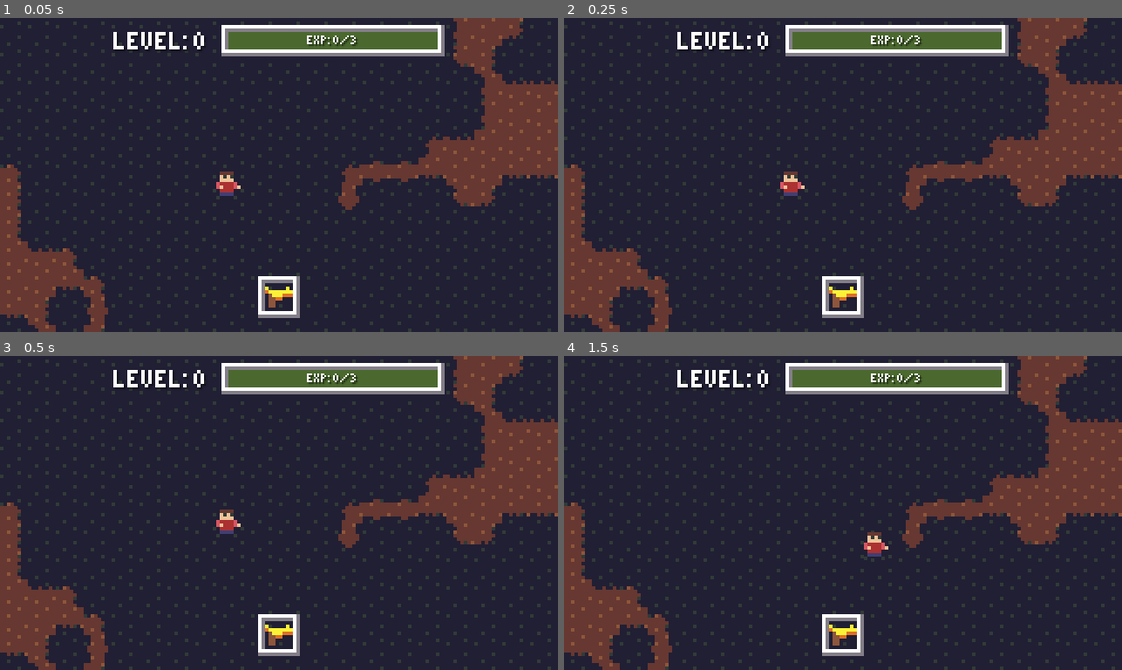
Above: before the commit, frames 1-4 (two rows, left to right).
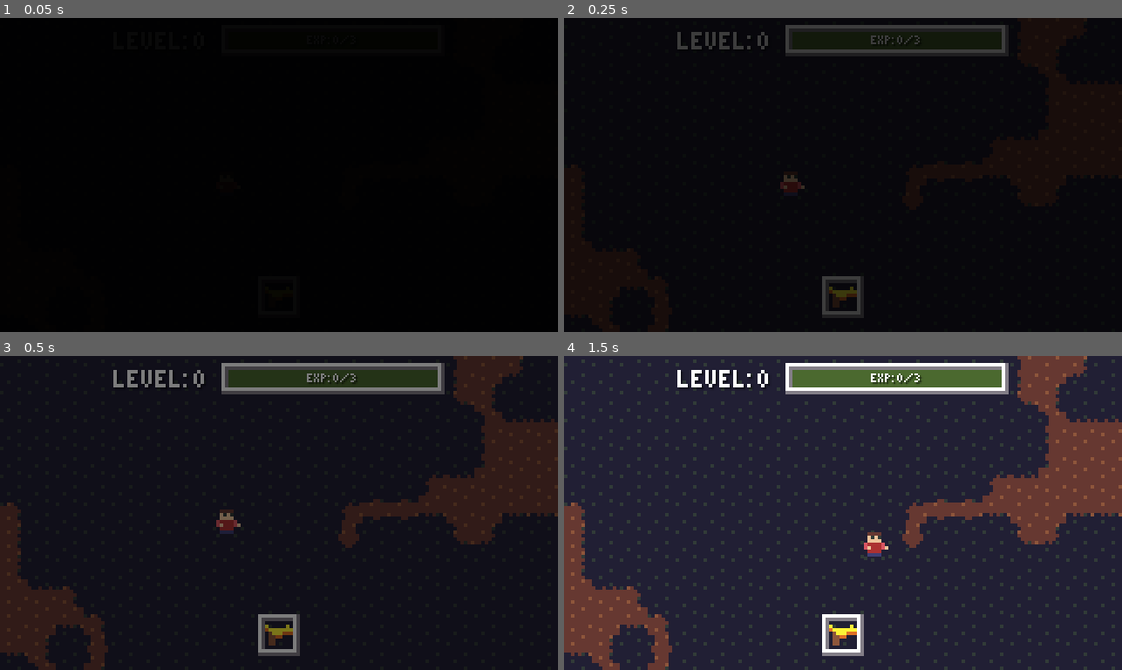
Above: after the commit, the same moments.

Repository: Joeyduch/Pixel_Survivor_TonyGameJam_Feb2025
Game: Godot game, scene res://Scenes/Main.tscn
Same seed, same stepped clock (60 frames per second), same inputs: the game is played once before the commit and once after it.
Inputs:
- Up to frame 1 (0.05 s): no input
- Up to frame 2 (0.25 s): no input
- Up to frame 3 (0.5 s): no input
- Up to frame 4 (1.5 s): hold D (Control_Right) 0.53-1.28 s; hold Space (Control_A) 0.53-1.28 s; tap Ctrl (Control_B) at 0.8, 1.35 s; hold S (Control_Down) from 1.28 s (still down)

The runs differ from the first frame. In frame 1, 100% of the frame differs, in the area x 0-100%, y 0-100%; in frame 2, 100%; in frame 3, 100%; in frame 4, nothing differs.

Commit message:
Added death screen + Added UIColorOverlay user interface component

Diff:
--- a/Autoload/PlayerData.gd
+++ b/Autoload/PlayerData.gd
@@ -8,6 +8,12 @@
 
 var experience_for_level_up:int = calculate_experience_for_level_up()
 
+
+
+func reset() -> void:
+	experience = 0
+	level = 0
+	experience_for_level_up = calculate_experience_for_level_up()
 
 
 func calculate_experience_for_level_up() -> int:
--- a/Scenes/Main.gd
+++ b/Scenes/Main.gd
@@ -20,13 +20,22 @@
 		# update weapons list
 		world.player.weapon_set.connect("weapon_given", _on_player_weapon_given)
 		_on_player_weapon_given(null, world.player.weapon_set.get_weapons())
+		# death screen
+		world.player.life.connect("died", _on_player_life_died)
 
 	#PlayerData.gain_experience(3) # ***** TEST TEMPORARY TEST *****
 
 
 func _input(event: InputEvent) -> void:
+	# pause game
 	if event.is_action_pressed("Control_Escape"):
 		toggle_pause()
+
+	# reload on player death
+	if (event.is_action_pressed("Control_A") or event.is_action_pressed("Control_B")) and world.player:
+		if world.player.life.is_dead:
+			PlayerData.reset()
+			get_tree().reload_current_scene()
 
 
 
@@ -88,3 +97,9 @@
 # when player receives new weapon
 func _on_player_weapon_given(_new_weapon:BaseWeapon, all_weapons:Array[BaseWeapon]) -> void:
 	ui.hud.weapons_list.update_list(all_weapons)
+
+
+# when player dies
+func _on_player_life_died() -> void:
+	ui.hud.color_overlay.fade_in()
+	ui.hud.death_screen.set_visible(true)
--- a/Scenes/Main.tscn
+++ b/Scenes/Main.tscn
@@ -10,8 +10,10 @@
 [ext_resource type="Script" uid="uid://wjuldihp0oy5" path="res://Scenes/UserInterface/HUD/HUD.gd" id="7_ow6lx"]
 [ext_resource type="Script" uid="uid://cbuiq3t54sqey" path="res://Scenes/UserInterface/Menus/Menus.gd" id="9_6kjgy"]
 [ext_resource type="LabelSettings" uid="uid://cbhpbidow6vis" path="res://Assets/LabelSettings/LSTitle.tres" id="10_erwvk"]
+[ext_resource type="PackedScene" uid="uid://cr6lft4c1ostv" path="res://Scenes/UserInterface/UIComponents/UIColorOverlay/UIColorOverlay.tscn" id="11_fq0cl"]
 [ext_resource type="PackedScene" uid="uid://cusy2xls8wkjt" path="res://Scenes/UserInterface/HUD/UIWeaponsList/UIWeaponsList.tscn" id="12_erwvk"]
 [ext_resource type="Script" uid="uid://brtglvwxo4pjv" path="res://Scenes/UserInterface/Menus/Upgrades/UpgradesMenu.gd" id="12_h1m7h"]
+[ext_resource type="FontFile" uid="uid://cbp318boivy2f" path="res://Assets/Fonts/pixelated.ttf" id="12_hwpts"]
 [ext_resource type="PackedScene" uid="uid://dpmq2rxs525k7" path="res://Scenes/UserInterface/Menus/Upgrades/UIUpgradesList/UIUpgradesList.tscn" id="13_frkhe"]
 [ext_resource type="LabelSettings" uid="uid://c7pkkkm6vs40t" path="res://Assets/LabelSettings/LSText.tres" id="14_erwvk"]
 [ext_resource type="PackedScene" uid="uid://d3vuhsylt2ro2" path="res://Scenes/UserInterface/UIComponents/UIBorderIcon/UIBorderIcon.tscn" id="17_2w5on"]
@@ -44,6 +46,11 @@
 [sub_resource type="TileSet" id="TileSet_erwvk"]
 sources/0 = SubResource("TileSetAtlasSource_h1m7h")
 
+[sub_resource type="LabelSettings" id="LabelSettings_jyqft"]
+font = ExtResource("12_hwpts")
+font_color = Color(0.67451, 0.192157, 0.192157, 1)
+shadow_color = Color(0, 0, 0, 0.337255)
+
 [node name="Main" type="Node"]
 process_mode = 3
 script = ExtResource("1_fqa7p")
@@ -148,16 +155,10 @@
 grow_horizontal = 2
 grow_vertical = 2
 
-[node name="Menus" type="Control" parent="UI"]
-layout_mode = 1
-anchors_preset = 15
-anchor_right = 1.0
-anchor_bottom = 1.0
-grow_horizontal = 2
-grow_vertical = 2
-script = ExtResource("9_6kjgy")
-
-[node name="MenuShade" type="ColorRect" parent="UI/Menus"]
+[node name="UIColorOverlay" parent="UI/HUD" instance=ExtResource("11_fq0cl")]
+layout_mode = 1
+
+[node name="DeathScreen" type="Control" parent="UI/HUD"]
 visible = false
 layout_mode = 1
 anchors_preset = 15
@@ -165,18 +166,8 @@
 anchor_bottom = 1.0
 grow_horizontal = 2
 grow_vertical = 2
-color = Color(0, 0, 0, 0.392157)
-
-[node name="PauseMenu" type="Control" parent="UI/Menus"]
-visible = false
-layout_mode = 1
-anchors_preset = 15
-anchor_right = 1.0
-anchor_bottom = 1.0
-grow_horizontal = 2
-grow_vertical = 2
-
-[node name="VBoxContainer" type="VBoxContainer" parent="UI/Menus/PauseMenu"]
+
+[node name="VBoxContainer" type="VBoxContainer" parent="UI/HUD/DeathScreen"]
 layout_mode = 1
 anchors_preset = 8
 anchor_left = 0.5
@@ -189,6 +180,63 @@
 offset_bottom = 20.0
 grow_horizontal = 2
 grow_vertical = 2
+alignment = 1
+
+[node name="Title" type="Label" parent="UI/HUD/DeathScreen/VBoxContainer"]
+layout_mode = 2
+text = "YOU DIED"
+label_settings = SubResource("LabelSettings_jyqft")
+horizontal_alignment = 1
+uppercase = true
+
+[node name="Label" type="Label" parent="UI/HUD/DeathScreen/VBoxContainer"]
+layout_mode = 2
+text = "press [action] to continue..."
+label_settings = ExtResource("14_erwvk")
+horizontal_alignment = 1
+uppercase = true
+
+[node name="Menus" type="Control" parent="UI"]
+layout_mode = 1
+anchors_preset = 15
+anchor_right = 1.0
+anchor_bottom = 1.0
+grow_horizontal = 2
+grow_vertical = 2
+script = ExtResource("9_6kjgy")
+
+[node name="MenuShade" type="ColorRect" parent="UI/Menus"]
+visible = false
+layout_mode = 1
+anchors_preset = 15
+anchor_right = 1.0
+anchor_bottom = 1.0
+grow_horizontal = 2
+grow_vertical = 2
+color = Color(0, 0, 0, 0.392157)
+
+[node name="PauseMenu" type="Control" parent="UI/Menus"]
+visible = false
+layout_mode = 1
+anchors_preset = 15
+anchor_right = 1.0
+anchor_bottom = 1.0
+grow_horizontal = 2
+grow_vertical = 2
+
+[node name="VBoxContainer" type="VBoxContainer" parent="UI/Menus/PauseMenu"]
+layout_mode = 1
+anchors_preset = 8
+anchor_left = 0.5
+anchor_top = 0.5
+anchor_right = 0.5
+anchor_bottom = 0.5
+offset_left = -20.0
+offset_top = -20.0
+offset_right = 20.0
+offset_bottom = 20.0
+grow_horizontal = 2
+grow_vertical = 2
 
 [node name="Label" type="Label" parent="UI/Menus/PauseMenu/VBoxContainer"]
 layout_mode = 2
--- a/Scenes/UserInterface/HUD/HUD.gd
+++ b/Scenes/UserInterface/HUD/HUD.gd
@@ -6,16 +6,19 @@
 @onready var level_label:Label = $ExperienceContainer/LevelLabel
 
 @onready var weapons_list:UIWeaponsList = $UIWeaponsList
-
 @onready var popups_container:Control = $PopupsContainer
+@onready var color_overlay:UIColorOverlay = $UIColorOverlay
+@onready var death_screen:Control = $DeathScreen
 
 
 
 func _ready() -> void:
 	PlayerData.connect("experience_gained", Callable(_player_data_experience_gained))
 	PlayerData.connect("leveled_up", Callable(_player_data_leveled_up))
+
 	setup_exp_bar()
 	setup_level_label()
+	color_overlay.fade_out()
 
 
 
--- /dev/null
+++ b/Scenes/UserInterface/UIComponents/UIColorOverlay/UIColorOverlay.gd
@@ -0,0 +1,26 @@
+class_name UIColorOverlay extends ColorRect
+
+@onready var animation_player:AnimationPlayer = $AnimationPlayer
+
+
+
+## plays the FadeIn animation
+func fade_in(speed_scale:float=1) -> void:
+	animation_player.speed_scale = speed_scale
+	animation_player.play("FadeIn")
+
+## plays the FadeOut animation
+func fade_out(speed_scale:float=1) -> void:
+	animation_player.speed_scale = speed_scale
+	animation_player.play("FadeOut")
+
+
+## Quickly flashes the overlay over a period of flash_time time
+func flash(flash_time:float) -> void:
+	animation_player.speed_scale = 2/flash_time
+
+	print(animation_player.speed_scale)
+	animation_player.play("FadeIn")
+	await animation_player.animation_finished
+	animation_player.play("FadeOut")
+	await animation_player.animation_finished
--- /dev/null
+++ b/Scenes/UserInterface/UIComponents/UIColorOverlay/UIColorOverlay.tscn
@@ -0,0 +1,69 @@
+[gd_scene load_steps=6 format=3 uid="uid://cr6lft4c1ostv"]
+
+[ext_resource type="Script" uid="uid://csxy2w6x2nr5" path="res://Scenes/UserInterface/UIComponents/UIColorOverlay/UIColorOverlay.gd" id="1_jdatx"]
+
+[sub_resource type="Animation" id="Animation_sxkr1"]
+resource_name = "FadeIn"
+tracks/0/type = "value"
+tracks/0/imported = false
+tracks/0/enabled = true
+tracks/0/path = NodePath(".:color")
+tracks/0/interp = 1
+tracks/0/loop_wrap = true
+tracks/0/keys = {
+"times": PackedFloat32Array(0, 1),
+"transitions": PackedFloat32Array(1, 1),
+"update": 0,
+"values": [Color(0, 0, 0, 0), Color(0, 0, 0, 1)]
+}
+
+[sub_resource type="Animation" id="Animation_hwpts"]
+resource_name = "FadeOut"
+tracks/0/type = "value"
+tracks/0/imported = false
+tracks/0/enabled = true
+tracks/0/path = NodePath(".:color")
+tracks/0/interp = 1
+tracks/0/loop_wrap = true
+tracks/0/keys = {
+"times": PackedFloat32Array(-0.00333339, 1),
+"transitions": PackedFloat32Array(1, 1),
+"update": 0,
+"values": [Color(0, 0, 0, 1), Color(0, 0, 0, 0)]
+}
+
+[sub_resource type="Animation" id="Animation_fq0cl"]
+length = 0.001
+tracks/0/type = "value"
+tracks/0/imported = false
+tracks/0/enabled = true
+tracks/0/path = NodePath(".:color")
+tracks/0/interp = 1
+tracks/0/loop_wrap = true
+tracks/0/keys = {
+"times": PackedFloat32Array(0),
+"transitions": PackedFloat32Array(1),
+"update": 0,
+"values": [Color(0, 0, 0, 0)]
+}
+
+[sub_resource type="AnimationLibrary" id="AnimationLibrary_jyqft"]
+_data = {
+&"FadeIn": SubResource("Animation_sxkr1"),
+&"FadeOut": SubResource("Animation_hwpts"),
+&"RESET": SubResource("Animation_fq0cl")
+}
+
+[node name="UIColorOverlay" type="ColorRect"]
+anchors_preset = 15
+anchor_right = 1.0
+anchor_bottom = 1.0
+grow_horizontal = 2
+grow_vertical = 2
+color = Color(0, 0, 0, 0)
+script = ExtResource("1_jdatx")
+
+[node name="AnimationPlayer" type="AnimationPlayer" parent="."]
+libraries = {
+&"": SubResource("AnimationLibrary_jyqft")
+}
Not shown, changed: NOTES.txt
Not shown: 1 places in Scenes/Main.tscn that only renumber resources
Not shown, added: Scenes/UserInterface/UIComponents/UIColorOverlay/UIColorOverlay.gd.uid
